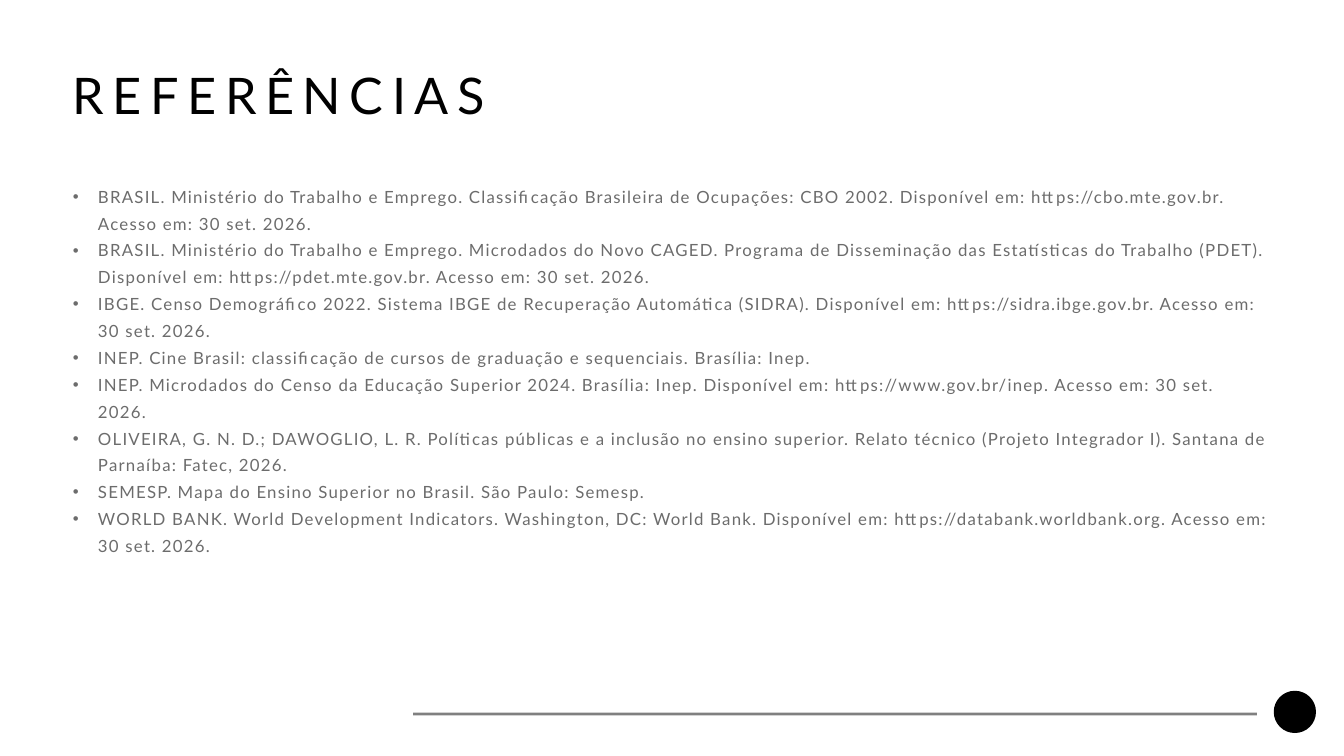
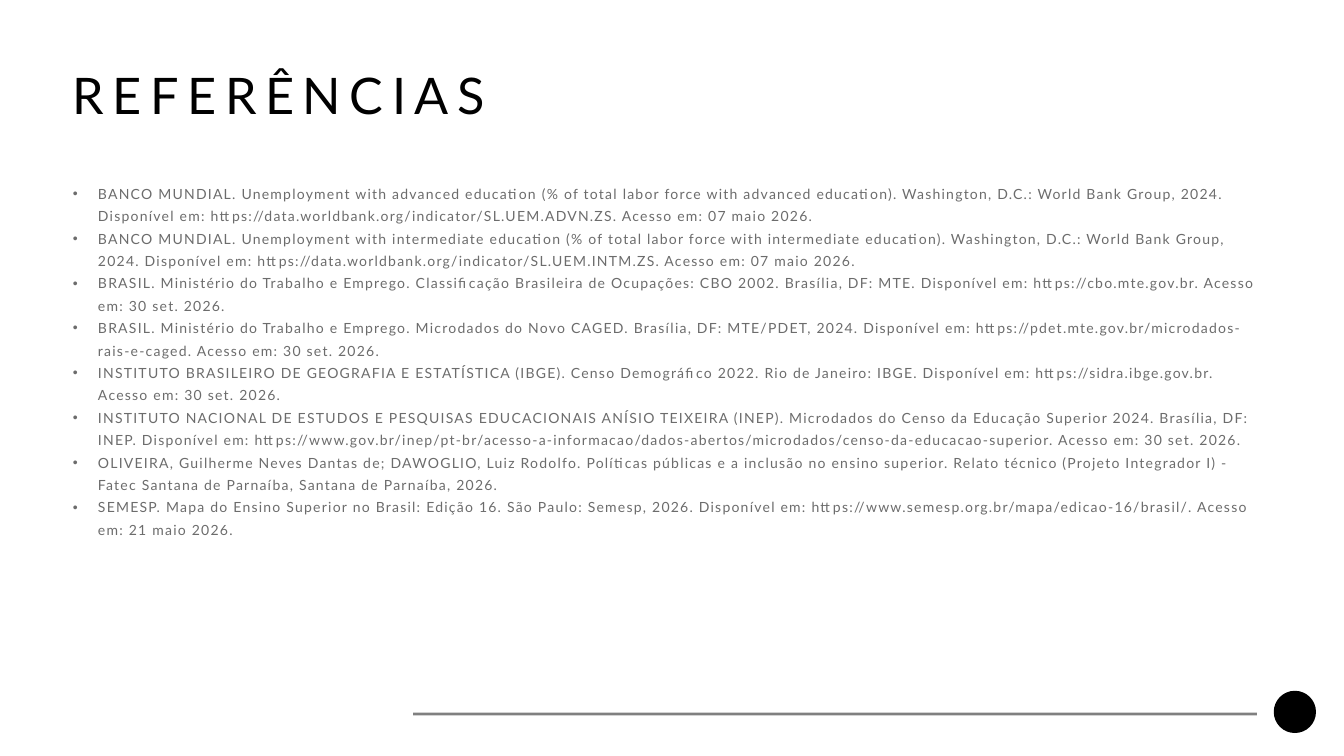
Before and after one commit to guilherme-ndo/projetointegrador-ii, a slide deck: slide 14 of docs/apresentacao_pi2.pptx. Drawn at 1344x756 pixels with LibreOffice and Linux fonts; fonts in the diff are those of the drawing; background and template pictures are left out. Boxes give left, top, right and bottom in pixels: in the first picture for what was removed or moved away, otherwise in the second. Text is boxed around its words. In the diff, an @@ line names an element or a change of style, - is before the commit and + after.

```diff
--- a/docs/apresentacao_pi2.pptx
+++ b/docs/apresentacao_pi2.pptx
@@ text at box(98, 188, 1253, 535): text changed; size 18 to 15 pt @@
-  • BRASIL. Ministério do Trabalho e Emprego. Classificação Brasileira de Ocupações: CBO 2002. Disponível em: https://cbo.mte.gov.br. Acesso em: 30 set. 2026.
-  • BRASIL. Ministério do Trabalho e Emprego. Microdados do Novo CAGED. Programa de Disseminação das Estatísticas do Trabalho (PDET). Disponível em: https://pdet.mte.gov.br. Acesso em: 30 set. 2026.
-  • IBGE. Censo Demográfico 2022. Sistema IBGE de Recuperação Automática (SIDRA). Disponível em: https://sidra.ibge.gov.br. Acesso em: 30 set. 2026.
-  • INEP. Cine Brasil: classificação de cursos de graduação e sequenciais. Brasília: Inep.
-  • INEP. Microdados do Censo da Educação Superior 2024. Brasília: Inep. Disponível em: https://www.gov.br/inep. Acesso em: 30 set. 2026.
-  • OLIVEIRA, G. N. D.; DAWOGLIO, L. R. Políticas públicas e a inclusão no ensino superior. Relato técnico (Projeto Integrador I). Santana de Parnaíba: Fatec, 2026.
-  • SEMESP. Mapa do Ensino Superior no Brasil. São Paulo: Semesp.
-  • WORLD BANK. World Development Indicators. Washington, DC: World Bank. Disponível em: https://databank.worldbank.org. Acesso em: 30 set. 2026.
+  • BANCO MUNDIAL. Unemployment with advanced education (% of total labor force with advanced education). Washington, D.C.: World Bank Group, 2024. Disponível em: https://data.worldbank.org/indicator/SL.UEM.ADVN.ZS. Acesso em: 07 maio 2026.
+  • BANCO MUNDIAL. Unemployment with intermediate education (% of total labor force with intermediate education). Washington, D.C.: World Bank Group, 2024. Disponível em: https://data.worldbank.org/indicator/SL.UEM.INTM.ZS. Acesso em: 07 maio 2026.
+  • BRASIL. Ministério do Trabalho e Emprego. Classificação Brasileira de Ocupações: CBO 2002. Brasília, DF: MTE. Disponível em: https://cbo.mte.gov.br. Acesso em: 30 set. 2026.
+  • BRASIL. Ministério do Trabalho e Emprego. Microdados do Novo CAGED. Brasília, DF: MTE/PDET, 2024. Disponível em: https://pdet.mte.gov.br/microdados-rais-e-caged. Acesso em: 30 set. 2026.
+  • INSTITUTO BRASILEIRO DE GEOGRAFIA E ESTATÍSTICA (IBGE). Censo Demográfico 2022. Rio de Janeiro: IBGE. Disponível em: https://sidra.ibge.gov.br. Acesso em: 30 set. 2026.
+  • INSTITUTO NACIONAL DE ESTUDOS E PESQUISAS EDUCACIONAIS ANÍSIO TEIXEIRA (INEP). Microdados do Censo da Educação Superior 2024. Brasília, DF: INEP. Disponível em: https://www.gov.br/inep/pt-br/acesso-a-informacao/dados-abertos/microdados/censo-da-educacao-superior. Acesso em: 30 set. 2026.
+  • OLIVEIRA, Guilherme Neves Dantas de; DAWOGLIO, Luiz Rodolfo. Políticas públicas e a inclusão no ensino superior. Relato técnico (Projeto Integrador I) - Fatec Santana de Parnaíba, Santana de Parnaíba, 2026.
+  • SEMESP. Mapa do Ensino Superior no Brasil: Edição 16. São Paulo: Semesp, 2026. Disponível em: https://www.semesp.org.br/mapa/edicao-16/brasil/. Acesso em: 21 maio 2026.
```
Also in this commit, not shown: 6 other slides changed, 1 other file.
